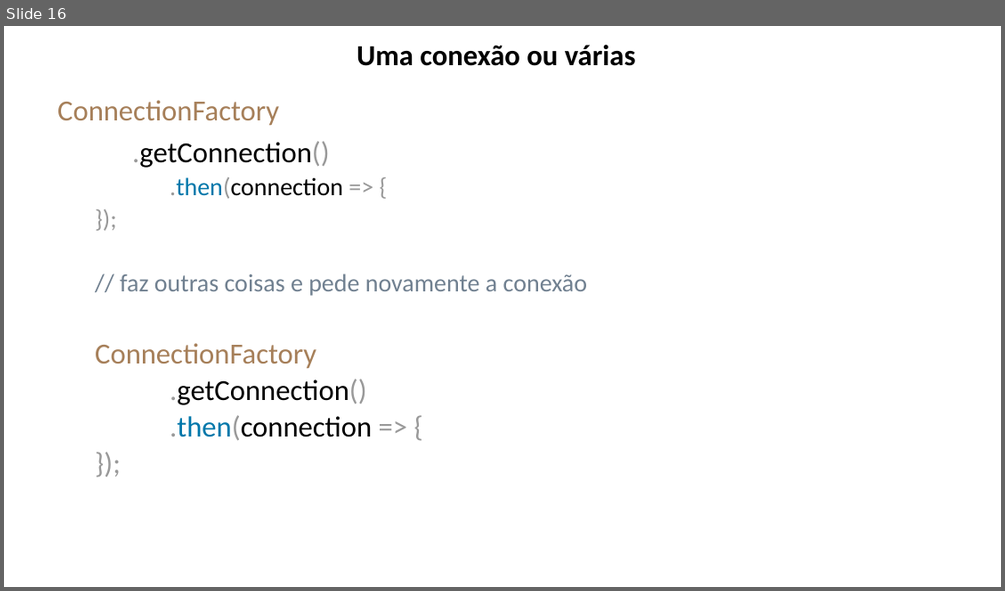
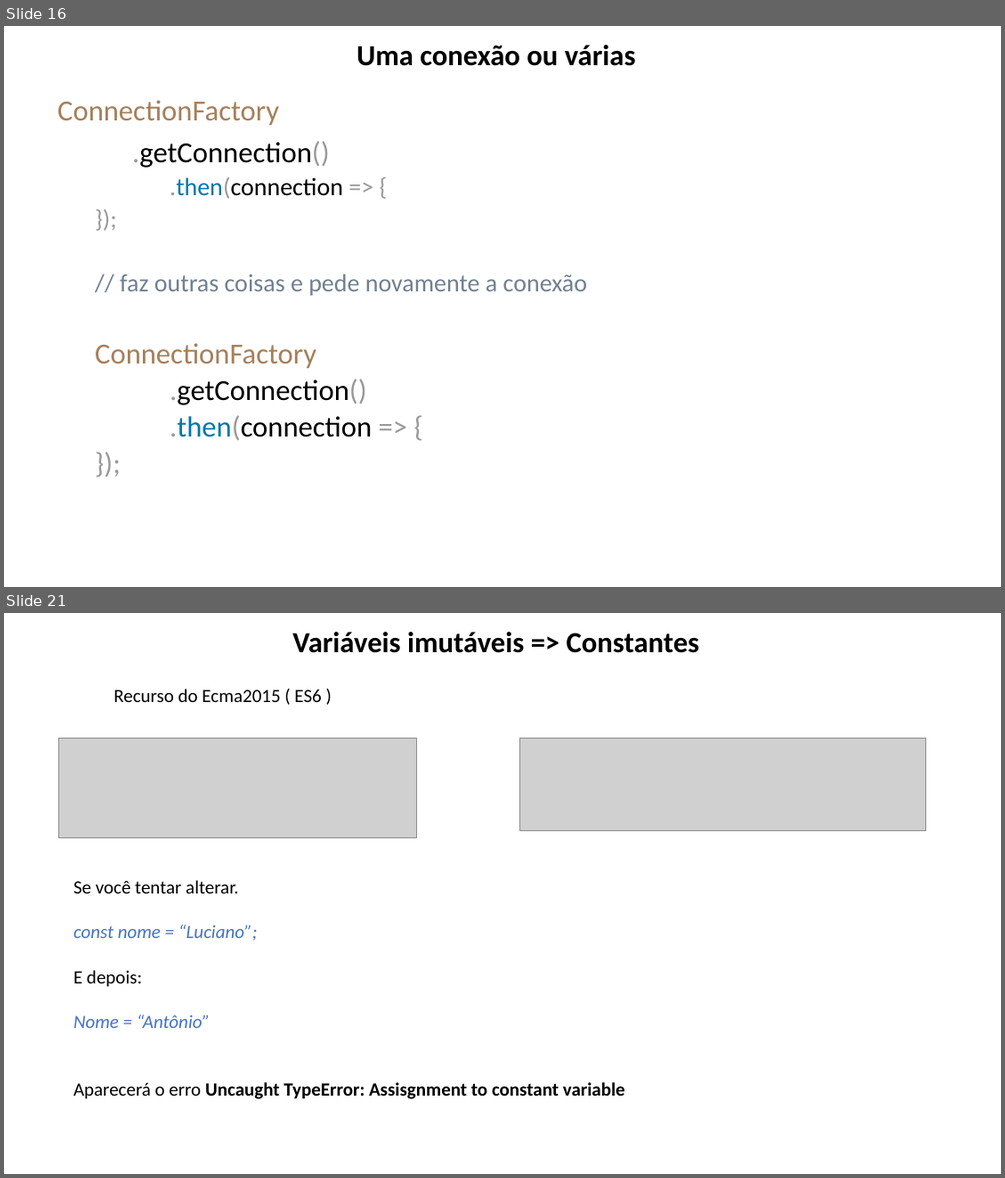
Before and after one commit to lacsousa/js-es6-oo-pp-avanc1, a slide deck: docs/JS Avançado 1-2-3-resumo.pptx. Shown one above the other, each under a label of ours: slide 16 before the commit, slides 16 and 21 after it; the slides between them are not shown. The pictures are 1005x591 and 1005x1178 pixels, drawn with LibreOffice and Linux fonts; fonts in the diff are those of the drawing; grey boxes stand for pictures. Boxes give left, top, right and bottom in pixels: in the first picture for what was removed or moved away, otherwise in the second. Text is boxed around its words. In the diff, an @@ line names an element or a change of style, - is before the commit and + after.

Commit message:
Constantes e Monkey Patch

```diff
--- a/docs/JS Avançado 1-2-3-resumo.pptx
+++ b/docs/JS Avançado 1-2-3-resumo.pptx
@@ slide 21 added at (x1=4, y1=613, x2=1001, y2=1174), background #FFFFFF @@
@@ title added at (x1=292, y1=632, x2=700, y2=653), 28 pt, text #000000, bold @@
+Variáveis imutáveis => Constantes
@@ text added at (x1=113, y1=689, x2=321, y2=702), 18 pt, text #000000 @@
+Recurso do Ecma2015 ( ES6 )
@@ picture added at (x1=59, y1=738, x2=417, y2=837) @@
@@ picture added at (x1=520, y1=738, x2=927, y2=831) @@
@@ text added at (x1=73, y1=880, x2=625, y2=1099), 18 pt, text #000000 @@
+Se você tentar alterar.
+const nome = “Luciano”;
+E depois:
+Nome = “Antônio”
+Aparecerá o erro Uncaught TypeError: Assisgnment to constant variable
```
Also in this commit, not shown: 1 slide changed, 7 other slides added, 1 slide removed, 2 other files.
